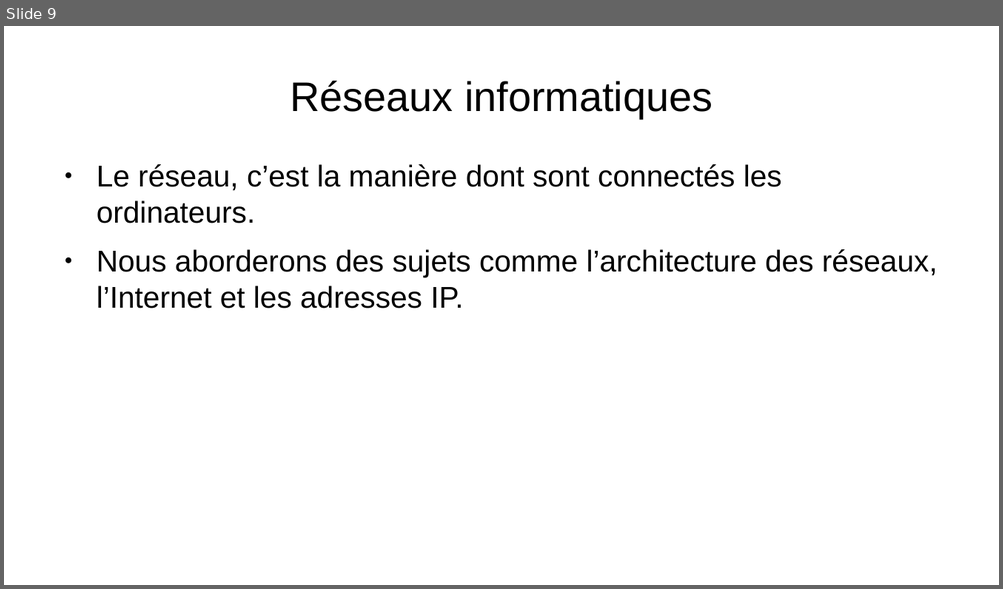
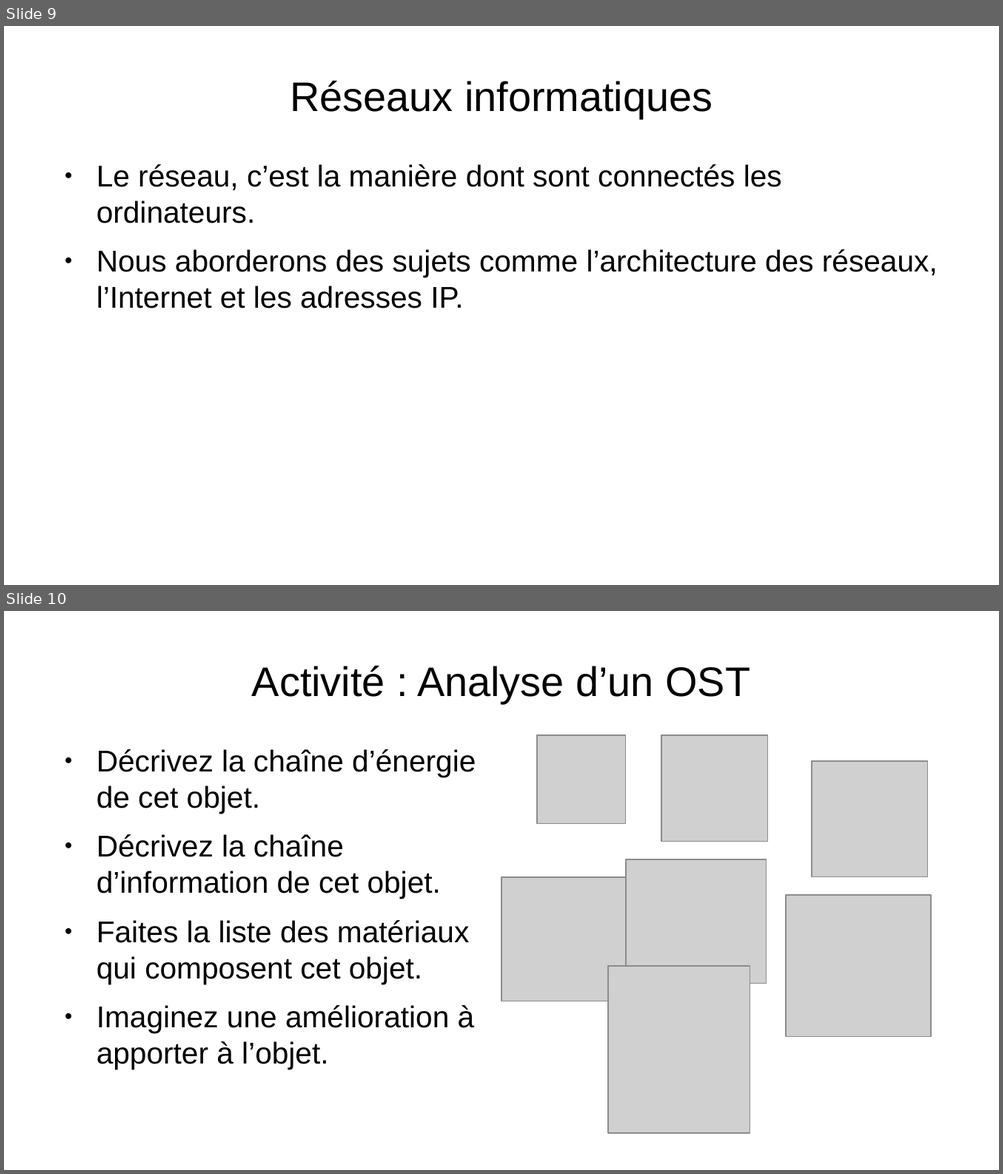
Before and after one commit to Merliin42/Cours-Techno, a slide deck: Introduction/Introduction.odp. Shown one above the other, each under a label of ours: slide 9 before the commit, slides 9 and 10 after it. The pictures are 1003x589 and 1003x1174 pixels, drawn with LibreOffice and Linux fonts; fonts in the diff are those of the drawing; grey boxes stand for pictures; background and template pictures are left out. Boxes give left, top, right and bottom in pixels: in the first picture for what was removed or moved away, otherwise in the second. Text is boxed around its words. In the diff, an @@ line names an element or a change of style, - is before the commit and + after.

```diff
--- a/Introduction/Introduction.odp
+++ b/Introduction/Introduction.odp
@@ slide 10 added at (4,611,999,1170), background picture (left out) @@
@@ title added at (252,666,750,703), 33 pt, text #000000 @@
+Activité : Analyse d’un OST
@@ picture added at (538,735,626,824) @@
@@ picture added at (661,735,768,842) @@
@@ text added at (96,749,475,1070), 24 pt, text #000000 @@
+● Décrivez la chaîne d’énergie de cet objet.
+● Décrivez la chaîne d’information de cet objet.
+● Faites la liste des matériaux qui composent cet objet.
+● Imaginez une amélioration à apporter à l’objet.
@@ picture added at (812,762,928,878) @@
@@ picture added at (626,860,767,985) @@
@@ picture added at (501,877,626,1002) @@
@@ picture added at (785,895,931,1037) @@
@@ picture added at (608,967,749,1133) @@
```
Also in this commit, not shown: 1 slide removed.
